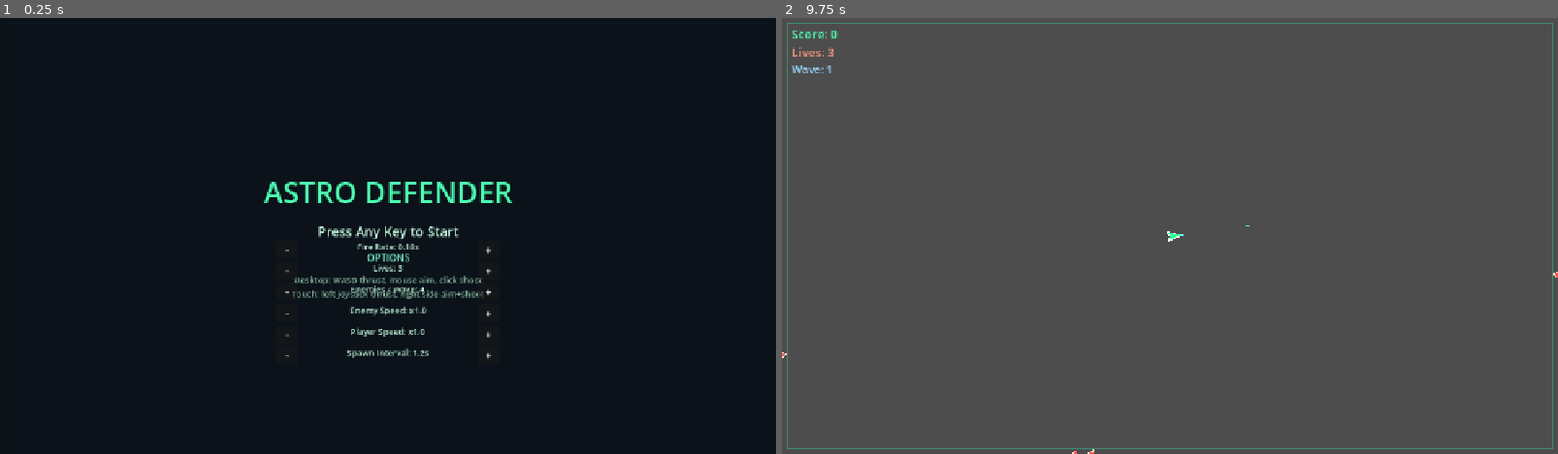
Above: before the commit, frames 1-2 (left to right).
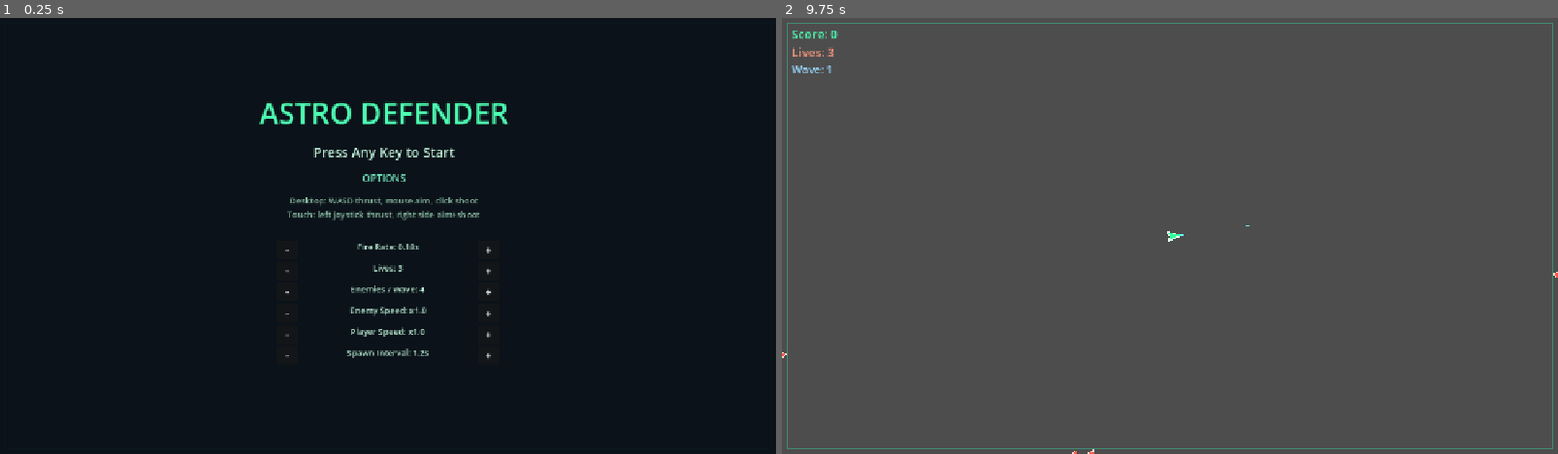
Above: after the commit, the same moments.

Repository: VeryDerryberry/Astro-Defender
Game: Godot game, scene res://main.tscn
The game is run twice, just before and just after one commit, with the same random seed, the same clock (stepped at 60 frames per second) and the same inputs.
Inputs (mouse positions are in pixels of both pictures, inside the frame that each line leads up to):
- Up to frame 1 (0.25 s): no input
- Up to frame 2 (9.75 s): click "-" at 0.5 s; click "+" at 1.25 s; click "-" at 2 s; click "+" at 2.75 s; click "-" at 3.5 s; click "+" at 4.25 s; click "-" at 5 s; click "+" at 5.75 s; click "-" at 6.5 s; click "+" at 7.25 s; click "-" at 8 s; click "+" at 8.75 s; tap Enter at 9.5 s; move the mouse to (1340, 214) at 9.52 s; press the mouse at (1340, 214) at 9.53 s; hold D (move_right) from 9.53 s (still down)

The runs differ from the first frame. In frame 1, 3.1% of the frame differs, in the area x 33-66%, y 19-65%; in frame 2, nothing differs.

Commit message:
Configure Android/Web export and fix touch input for mobile builds.
Enable ETC2/ASTC texture compression required for Android export, add
complete Android and Web export presets with signing keystore paths, and
harden touch controls with stale-touch purge and thrust release clearing.

Diff:
--- a/main.tscn
+++ b/main.tscn
@@ -22,47 +22,47 @@
 corner_radius_bottom_right = 4
 corner_radius_bottom_left = 4
 
-[node name="Main" type="Node2D"]
+[node name="Main" type="Node2D" unique_id=2104272847]
 script = ExtResource("1_main")
 
-[node name="ArenaBorder" type="Line2D" parent="."]
+[node name="ArenaBorder" type="Line2D" parent="." unique_id=1700081235]
 width = 2.0
 default_color = Color(0.25, 0.55, 0.45, 1)
 
-[node name="ArenaWalls" type="StaticBody2D" parent="."]
+[node name="ArenaWalls" type="StaticBody2D" parent="." unique_id=672579404]
 collision_layer = 4
 collision_mask = 0
 
-[node name="TopWall" type="CollisionShape2D" parent="ArenaWalls"]
+[node name="TopWall" type="CollisionShape2D" parent="ArenaWalls" unique_id=341093618]
 position = Vector2(640, 8)
 shape = SubResource("RectangleShape2D_wall_h")
 
-[node name="BottomWall" type="CollisionShape2D" parent="ArenaWalls"]
+[node name="BottomWall" type="CollisionShape2D" parent="ArenaWalls" unique_id=1904856199]
 position = Vector2(640, 712)
 shape = SubResource("RectangleShape2D_wall_h")
 
-[node name="LeftWall" type="CollisionShape2D" parent="ArenaWalls"]
+[node name="LeftWall" type="CollisionShape2D" parent="ArenaWalls" unique_id=1913513654]
 position = Vector2(8, 360)
 shape = SubResource("RectangleShape2D_wall_v")
 
-[node name="RightWall" type="CollisionShape2D" parent="ArenaWalls"]
+[node name="RightWall" type="CollisionShape2D" parent="ArenaWalls" unique_id=540538556]
 position = Vector2(1272, 360)
 shape = SubResource("RectangleShape2D_wall_v")
 
-[node name="Camera2D" type="Camera2D" parent="."]
+[node name="Camera2D" type="Camera2D" parent="." unique_id=524793090]
 position = Vector2(640, 360)
 
-[node name="Player" parent="." instance=ExtResource("2_player")]
+[node name="Player" parent="." unique_id=1544488504 instance=ExtResource("2_player")]
 position = Vector2(640, 360)
 
-[node name="Entities" type="Node2D" parent="."]
-
-[node name="Spawner" type="Node2D" parent="."]
+[node name="Entities" type="Node2D" parent="." unique_id=1318101680]
+
+[node name="Spawner" type="Node2D" parent="." unique_id=1811225475]
 script = ExtResource("3_spawner")
 
-[node name="UI" type="CanvasLayer" parent="."]
-
-[node name="StartMenu" type="Control" parent="UI"]
+[node name="UI" type="CanvasLayer" parent="." unique_id=1590835067]
+
+[node name="StartMenu" type="Control" parent="UI" unique_id=816249778]
 layout_mode = 3
 anchors_preset = 15
 anchor_right = 1.0
@@ -70,7 +70,7 @@
 grow_horizontal = 2
 grow_vertical = 2
 
-[node name="Background" type="ColorRect" parent="UI/StartMenu"]
+[node name="Background" type="ColorRect" parent="UI/StartMenu" unique_id=1988362197]
 layout_mode = 1
 anchors_preset = 15
 anchor_right = 1.0
@@ -79,60 +79,44 @@
 grow_vertical = 2
 color = Color(0.02, 0.05, 0.08, 0.92)
 
-[node name="VBox" type="VBoxContainer" parent="UI/StartMenu"]
-layout_mode = 1
-anchors_preset = 8
-anchor_left = 0.5
-anchor_top = 0.5
-anchor_right = 0.5
-anchor_bottom = 0.5
-offset_left = -200.0
-offset_top = -220.0
-offset_right = 200.0
-offset_bottom = 220.0
+[node name="VBox" type="VBoxContainer" parent="UI/StartMenu" unique_id=372516574]
+layout_mode = 1
+anchors_preset = 8
+anchor_left = 0.5
+anchor_top = 0.5
+anchor_right = 0.5
+anchor_bottom = 0.5
+offset_left = -212.0
+offset_top = -351.0
+offset_right = 199.0
+offset_bottom = 89.0
 grow_horizontal = 2
 grow_vertical = 2
 theme_override_constants/separation = 16
 alignment = 1
 
-[node name="Title" type="Label" parent="UI/StartMenu/VBox"]
+[node name="Title" type="Label" parent="UI/StartMenu/VBox" unique_id=503681320]
 layout_mode = 2
 theme_override_colors/font_color = Color(0.3, 1, 0.7, 1)
 theme_override_font_sizes/font_size = 48
 text = "ASTRO DEFENDER"
 horizontal_alignment = 1
 
-[node name="Prompt" type="Label" parent="UI/StartMenu/VBox"]
+[node name="Prompt" type="Label" parent="UI/StartMenu/VBox" unique_id=1845014207]
 layout_mode = 2
 theme_override_colors/font_color = Color(0.8, 1, 0.9, 1)
 theme_override_font_sizes/font_size = 22
 text = "Press Any Key to Start"
 horizontal_alignment = 1
 
-[node name="OptionsTitle" type="Label" parent="UI/StartMenu/VBox"]
+[node name="OptionsTitle" type="Label" parent="UI/StartMenu/VBox" unique_id=1150878348]
 layout_mode = 2
 theme_override_colors/font_color = Color(0.45, 0.9, 0.75, 1)
 theme_override_font_sizes/font_size = 16
 text = "OPTIONS"
 horizontal_alignment = 1
 
-[node name="OptionsBox" type="VBoxContainer" parent="UI/StartMenu"]
-layout_mode = 1
-anchors_preset = 8
-anchor_left = 0.5
-anchor_top = 0.5
-anchor_right = 0.5
-anchor_bottom = 0.5
-offset_left = -200.0
-offset_top = 20.0
-offset_right = 200.0
-offset_bottom = 200.0
-grow_horizontal = 2
-grow_vertical = 2
-theme_override_constants/separation = 4
-alignment = 1
-
-[node name="Controls" type="Label" parent="UI/StartMenu/VBox"]
+[node name="Controls" type="Label" parent="UI/StartMenu/VBox" unique_id=2127383553]
 layout_mode = 2
 theme_override_colors/font_color = Color(0.55, 0.75, 0.65, 1)
 theme_override_font_sizes/font_size = 14
@@ -140,7 +124,23 @@
 Touch: left joystick thrust, right side aim+shoot"
 horizontal_alignment = 1
 
-[node name="HUD" type="Control" parent="UI"]
+[node name="OptionsBox" type="VBoxContainer" parent="UI/StartMenu" unique_id=1831193526]
+layout_mode = 1
+anchors_preset = 8
+anchor_left = 0.5
+anchor_top = 0.5
+anchor_right = 0.5
+anchor_bottom = 0.5
+offset_left = -200.0
+offset_top = 20.0
+offset_right = 200.0
+offset_bottom = 200.0
+grow_horizontal = 2
+grow_vertical = 2
+theme_override_constants/separation = 4
+alignment = 1
+
+[node name="HUD" type="Control" parent="UI" unique_id=1408386137]
 visible = false
 layout_mode = 3
 anchors_preset = 15
@@ -150,7 +150,7 @@
 grow_vertical = 2
 mouse_filter = 2
 
-[node name="ScoreLabel" type="Label" parent="UI/HUD"]
+[node name="ScoreLabel" type="Label" parent="UI/HUD" unique_id=1788671701]
 layout_mode = 0
 offset_left = 16.0
 offset_top = 12.0
@@ -160,7 +160,7 @@
 theme_override_font_sizes/font_size = 20
 text = "Score: 0"
 
-[node name="LivesLabel" type="Label" parent="UI/HUD"]
+[node name="LivesLabel" type="Label" parent="UI/HUD" unique_id=2120644753]
 layout_mode = 0
 offset_left = 16.0
 offset_top = 42.0
@@ -170,7 +170,7 @@
 theme_override_font_sizes/font_size = 20
 text = "Lives: 3"
 
-[node name="WaveLabel" type="Label" parent="UI/HUD"]
+[node name="WaveLabel" type="Label" parent="UI/HUD" unique_id=762316114]
 layout_mode = 0
 offset_left = 16.0
 offset_top = 72.0
@@ -180,7 +180,7 @@
 theme_override_font_sizes/font_size = 18
 text = "Wave: 1"
 
-[node name="GameOverPanel" type="Control" parent="UI"]
+[node name="GameOverPanel" type="Control" parent="UI" unique_id=61157380]
 visible = false
 layout_mode = 3
 anchors_preset = 15
@@ -189,7 +189,7 @@
 grow_horizontal = 2
 grow_vertical = 2
 
-[node name="Background" type="ColorRect" parent="UI/GameOverPanel"]
+[node name="Background" type="ColorRect" parent="UI/GameOverPanel" unique_id=750832349]
 layout_mode = 1
 anchors_preset = 15
 anchor_right = 1.0
@@ -198,7 +198,7 @@
 grow_vertical = 2
 color = Color(0.05, 0, 0.02, 0.85)
 
-[node name="Panel" type="Panel" parent="UI/GameOverPanel"]
+[node name="Panel" type="Panel" parent="UI/GameOverPanel" unique_id=1515110095]
 layout_mode = 1
 anchors_preset = 8
 anchor_left = 0.5
@@ -213,7 +213,7 @@
 grow_vertical = 2
 theme_override_styles/panel = SubResource("StyleBoxFlat_panel")
 
-[node name="VBox" type="VBoxContainer" parent="UI/GameOverPanel"]
+[node name="VBox" type="VBoxContainer" parent="UI/GameOverPanel" unique_id=1194324844]
 layout_mode = 1
 anchors_preset = 8
 anchor_left = 0.5
@@ -229,28 +229,28 @@
 theme_override_constants/separation = 12
 alignment = 1
 
-[node name="GameOverLabel" type="Label" parent="UI/GameOverPanel/VBox"]
+[node name="GameOverLabel" type="Label" parent="UI/GameOverPanel/VBox" unique_id=1233609074]
 layout_mode = 2
 theme_override_colors/font_color = Color(1, 0.4, 0.35, 1)
 theme_override_font_sizes/font_size = 36
 text = "GAME OVER"
 horizontal_alignment = 1
 
-[node name="FinalScoreLabel" type="Label" parent="UI/GameOverPanel/VBox"]
+[node name="FinalScoreLabel" type="Label" parent="UI/GameOverPanel/VBox" unique_id=878617322]
 layout_mode = 2
 theme_override_colors/font_color = Color(0.9, 1, 0.95, 1)
 theme_override_font_sizes/font_size = 22
 text = "Score: 0"
 horizontal_alignment = 1
 
-[node name="HighScoreLabel" type="Label" parent="UI/GameOverPanel/VBox"]
+[node name="HighScoreLabel" type="Label" parent="UI/GameOverPanel/VBox" unique_id=1560973617]
 layout_mode = 2
 theme_override_colors/font_color = Color(0.55, 0.85, 0.7, 1)
 theme_override_font_sizes/font_size = 18
 text = "High Score: 0"
 horizontal_alignment = 1
 
-[node name="RestartLabel" type="Label" parent="UI/GameOverPanel/VBox"]
+[node name="RestartLabel" type="Label" parent="UI/GameOverPanel/VBox" unique_id=505843089]
 layout_mode = 2
 theme_override_colors/font_color = Color(0.7, 0.8, 0.75, 1)
 theme_override_font_sizes/font_size = 16
--- a/project.godot
+++ b/project.godot
@@ -12,7 +12,7 @@
 
 config/name="Astro Defender"
 run/main_scene="res://main.tscn"
-config/features=PackedStringArray("4.6", "Forward Plus")
+config/features=PackedStringArray("4.6", "Mobile")
 config/icon="res://icon.svg"
 
 [autoload]
@@ -68,4 +68,5 @@
 
 [rendering]
 
+textures/vram_compression/import_etc2_astc=true
 rendering_device/driver.windows="d3d12"
--- a/scripts/headless_verify.gd
+++ b/scripts/headless_verify.gd
@@ -171,9 +171,13 @@
 	_push_touch(release)
 	await get_tree().physics_frame
 
+	var thrust_cleared := TouchInput.get_thrust_vector().length() < 0.01
 	print("RUNTIME touch_events_processed=%d" % TouchInput.touch_events_processed)
 	print("RUNTIME touch_thrust_peak=%f" % peak_speed)
-
+	print("RUNTIME touch_thrust_cleared=%s" % str(thrust_cleared).to_lower())
+
+	if not thrust_cleared:
+		_fail("touch thrust not cleared on finger release")
 	if thrust_during < 0.2:
 		_fail("touch thrust direction not set")
 	if peak_speed < 20.0:
--- a/scripts/touch_input.gd
+++ b/scripts/touch_input.gd
@@ -7,10 +7,20 @@
 
 const JOY_RADIUS := 80.0
 const LEFT_ZONE_FRACTION := 0.45
+const STALE_TOUCH_SEC := 0.35
 
 var _finger_positions: Dictionary = {}
 var _finger_zones: Dictionary = {}
 var _finger_origins: Dictionary = {}
+var _finger_last_update: Dictionary = {}
+
+
+func _ready() -> void:
+	GameManager.state_changed.connect(_on_state_changed)
+
+
+func _process(_delta: float) -> void:
+	_purge_stale_fingers()
 
 
 func reset_state() -> void:
@@ -20,6 +30,7 @@
 	_finger_positions.clear()
 	_finger_zones.clear()
 	_finger_origins.clear()
+	_finger_last_update.clear()
 
 
 func handle_event(event: InputEvent, viewport: Viewport) -> void:
@@ -27,8 +38,11 @@
 		touch_events_processed += 1
 		_handle_screen_touch(event as InputEventScreenTouch, viewport)
 	elif event is InputEventScreenDrag:
+		if not _finger_zones.has(event.index):
+			return
 		touch_events_processed += 1
 		_finger_positions[event.index] = event.position
+		_finger_last_update[event.index] = Time.get_ticks_msec()
 		_recompute_state(viewport)
 
 
@@ -52,21 +66,50 @@
 	return viewport.get_canvas_transform().affine_inverse() * screen_pos
 
 
+func _on_state_changed(new_state: GameManager.State) -> void:
+	if new_state != GameManager.State.PLAYING:
+		reset_state()
+
+
+func _purge_stale_fingers() -> void:
+	if _finger_zones.is_empty():
+		return
+	var now := Time.get_ticks_msec()
+	var stale: Array[int] = []
+	for index in _finger_zones:
+		var last: int = _finger_last_update.get(index, 0)
+		if now - last > int(STALE_TOUCH_SEC * 1000.0):
+			stale.append(index)
+	if stale.is_empty():
+		return
+	var viewport := get_tree().root.get_viewport()
+	for index in stale:
+		_finger_positions.erase(index)
+		_finger_zones.erase(index)
+		_finger_origins.erase(index)
+		_finger_last_update.erase(index)
+	if viewport:
+		_recompute_state(viewport)
+
+
 func _zone_for(pos: Vector2, viewport: Viewport) -> String:
 	var size := viewport.get_visible_rect().size
 	return "left" if pos.x < size.x * LEFT_ZONE_FRACTION else "right"
 
 
 func _handle_screen_touch(event: InputEventScreenTouch, viewport: Viewport) -> void:
+	var pos := event.position
 	if event.pressed:
-		_finger_positions[event.index] = event.position
-		_finger_zones[event.index] = _zone_for(event.position, viewport)
+		_finger_positions[event.index] = pos
+		_finger_zones[event.index] = _zone_for(pos, viewport)
+		_finger_last_update[event.index] = Time.get_ticks_msec()
 		if _finger_zones[event.index] == "left":
-			_finger_origins[event.index] = event.position
+			_finger_origins[event.index] = pos
 	else:
 		_finger_positions.erase(event.index)
 		_finger_zones.erase(event.index)
 		_finger_origins.erase(event.index)
+		_finger_last_update.erase(event.index)
 	_recompute_state(viewport)
 
 
Not shown, changed: export_presets.cfg
Not shown: 1 places in main.tscn that only renumber resources
Not shown, changed: .gitignore
Not shown, changed: verify.sh
